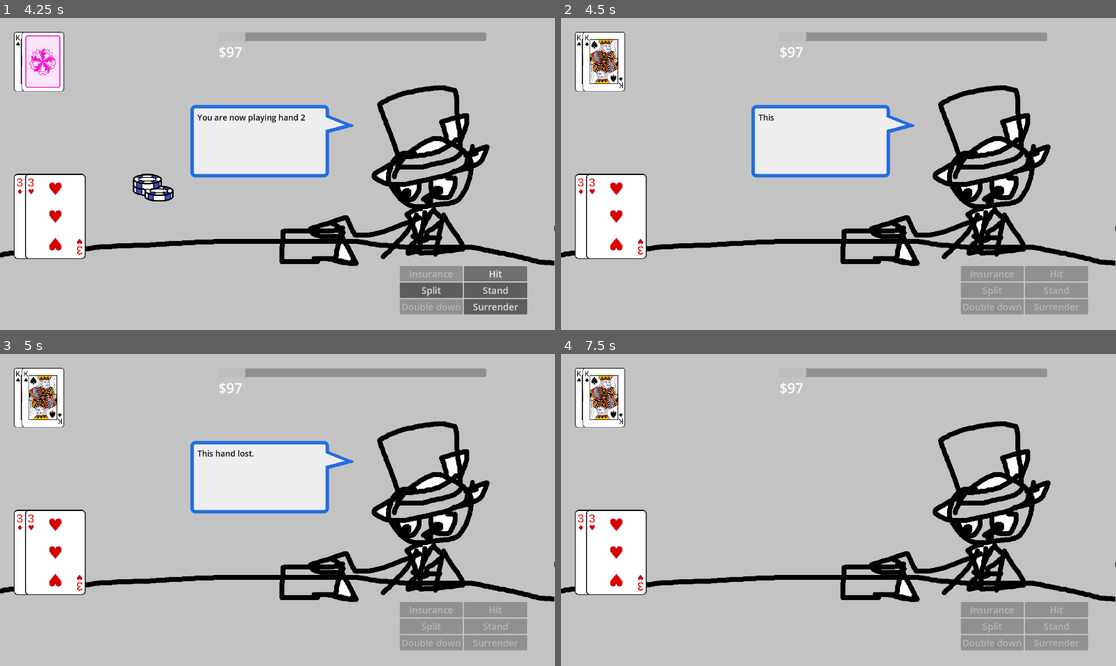
Above: before the commit, frames 1-4 (two rows, left to right).
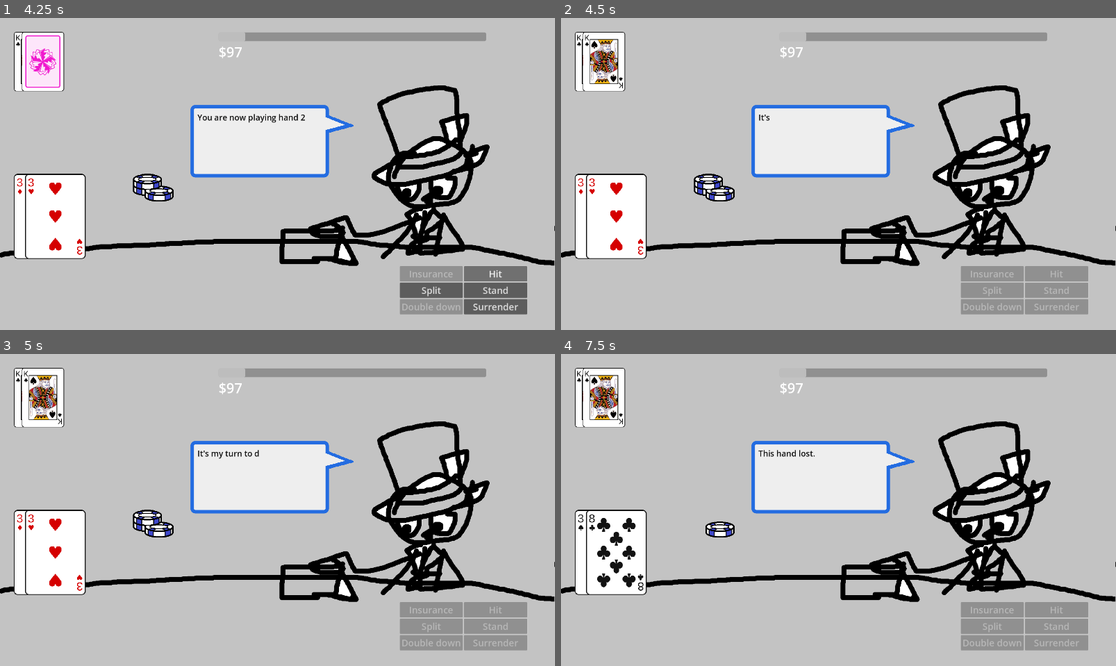
Above: after the commit, the same moments.

Repository: Tofutush/blackjack-with-sky
Game: Godot game, scene res://scenes/Start/Start.tscn
Two runs of this game, one before a commit and one after it. Both use one fixed random seed, a clock stepped at 60 frames per second and the inputs below.
Inputs (mouse positions are in pixels of both pictures, inside the frame that each line leads up to):
- Up to frame 1 (4.25 s): click "Start" at 0.5 s; click "Start!" at 1.25 s; click "Split" at 2 s; click "Double down" at 2.75 s; click "Hit" at 3.5 s
- Up to frame 2 (4.5 s): click "Stand" at 4.25 s
- Up to frame 3 (5 s): no input
- Up to frame 4 (7.5 s): click (594, 534) at 5 s, where only the run before the commit has a clickable "Continue"; click (594, 534) at 5.75 s, where only the run before the commit has a clickable "Continue"; click (594, 534) at 6.5 s, where only the run before the commit has a clickable "Continue"; tap Enter at 7.25 s; hold Space (advance_dialog) from 7.28 s (still down)

Frame 1 is identical in both runs. In frame 2, 0.5% of the frame differs, in the area x 23-39%, y 30-59%; in frame 3, 0.6%; in frame 4, 7.0%, in the area x 3-64%, y 27-76%.

Commit message:
wait till finished

Diff:
--- a/scenes/Dialog/dialog.gd
+++ b/scenes/Dialog/dialog.gd
@@ -4,6 +4,8 @@
 
 @onready var rich_text_label: RichTextLabel = $PanelContainer/RichTextLabel ## dialog text
 @onready var timer: Timer = $Timer ## timer for typing
+
+signal dialog_finished ## emit after a dialog is done
 
 var lines: Array = []
 var currentLine := 0
@@ -20,6 +22,7 @@
 	if currentLine >= lines.size():
 		isDialogging = false
 		hide()
+		dialog_finished.emit()
 		return
 	isDialogging = true
 	rich_text_label.text = lines[currentLine]
--- a/scenes/Main/main.gd
+++ b/scenes/Main/main.gd
@@ -33,58 +33,68 @@
 		child.queue_free()
 	$Bet.startBetting(GameManager.money, "bet")
 	$Dialog.showDialog(['Bets in!'])
+	await $Dialog.dialog_finished
 
 ## this is the TRUE endGame, when all hands have been played
 func endGame() -> void:
 	print('end game')
-	$Dialog.showDialog(['Time to determine whether you won or not!'])
-	# check insurance on game end bc it carries out regardless of outcome of main game
-	if insuring:
-		# the dealer would not draw any more cards had they natural bj, so it's safe to call this
-		if dealerHand.isNaturalBlackjack():
-			print('insure bet won')
-			$Dialog.showDialog(['You bet $' + str(insuranceBet) + ' for insurance, so you won $' + str(insuranceBet * 3) + '.'])
-			GameManager.changeMoney(insuranceBet * 3)
-			$InsuranceChips.tripleChips()
+	if !playerHands.all(func(hand: Deck): hand.isBusted()):
+		# skip if all busted
+		$Dialog.showDialog(['Time to determine whether you won or not!'])
+		await $Dialog.dialog_finished
+		# check insurance on game end bc it carries out regardless of outcome of main game
+		if insuring:
+			# the dealer would not draw any more cards had they natural bj, so it's safe to call this
+			if dealerHand.isNaturalBlackjack():
+				print('insure bet won')
+				$Dialog.showDialog(['You bet $' + str(insuranceBet) + ' for insurance, so you won $' + str(insuranceBet * 3) + '.'])
+				await $Dialog.dialog_finished
+				GameManager.changeMoney(insuranceBet * 3)
+				$InsuranceChips.tripleChips()
+			else:
+				$Dialog.showDialog(['You lost your insurance bet of $' + str(insuranceBet) + '.'])
+				await $Dialog.dialog_finished
+		$PlayerButtons.disableButtons()
+		if dealerHand.isBusted():
+			print('dealer over, so all your hands that have not busted will win')
+			var count = 0
+			for hand in playerHands:
+				if !hand.isBusted():
+					count += 1
+					GameManager.changeMoney(bet * 2)
+			print(str(count) + ' hand(s) have won')
+			if playerHands.size() == 1: $Dialog.showDialog(['I busted, so you win.'])
+			else: $Dialog.showDialog([
+				'I busted, so all your hands that are not busted will win.',
+				"That's " + str(count) + " hand" + Dialog.plural(count) + "."
+			])
+			await $Dialog.dialog_finished
 		else:
-			$Dialog.showDialog(['You lost your insurance bet of $' + str(insuranceBet) + '.'])
-	$PlayerButtons.disableButtons()
-	if dealerHand.isBusted():
-		print('dealer over, so all your hands that have not busted will win')
-		var count = 0
-		for hand in playerHands:
-			if !hand.isBusted():
-				count += 1
-				GameManager.changeMoney(bet * 2)
-		print(str(count) + ' hand(s) have won')
-		if playerHands.size() == 1: $Dialog.showDialog(['I busted, so you win.'])
-		else: $Dialog.showDialog([
-			'I busted, so all your hands that are not busted will win.',
-			"That's " + str(count) + " hand" + Dialog.plural(count) + "."
-		])
-	else:
-		for i in len(playerHands):
-			if !playerHands[i].isBusted():
-				var result = playerHands[i].compareValue(dealerHand)
-				match result:
-					0:
-						GameManager.changeMoney(bet)
-						print('hand ' + str(i + 1) + ' push')
-						hideAllHandsButOne(i)
-						$Dialog.showDialog(['This hand pushed.'])
-					1:
-						GameManager.changeMoney(bet * 2)
-						playerChipDisplays[i].doubleChips()
-						print('hand ' + str(i + 1) + ' win')
-						hideAllHandsButOne(i)
-						$Dialog.showDialog(["This hand won."])
-					-1:
-						playerChipDisplays[i].clearChips()
-						print('hand ' + str(i + 1) + ' lose')
-						hideAllHandsButOne(i)
-						$Dialog.showDialog(["This hand lost."])
-					_:
-						push_error('somehow result is ' + str(result))
+			for i in len(playerHands):
+				if !playerHands[i].isBusted():
+					var result = playerHands[i].compareValue(dealerHand)
+					match result:
+						0:
+							GameManager.changeMoney(bet)
+							print('hand ' + str(i + 1) + ' push')
+							hideAllHandsButOne(i)
+							$Dialog.showDialog(['This hand pushed.'])
+							await $Dialog.dialog_finished
+						1:
+							GameManager.changeMoney(bet * 2)
+							playerChipDisplays[i].doubleChips()
+							print('hand ' + str(i + 1) + ' win')
+							hideAllHandsButOne(i)
+							$Dialog.showDialog(["This hand won."])
+							await $Dialog.dialog_finished
+						-1:
+							playerChipDisplays[i].clearChips()
+							print('hand ' + str(i + 1) + ' lose')
+							hideAllHandsButOne(i)
+							$Dialog.showDialog(["This hand lost."])
+							await $Dialog.dialog_finished
+						_:
+							push_error('somehow result is ' + str(result))
 	$ContinueButton.show()
 
 ## this is when you finish playing a hand, not the game
@@ -102,6 +112,7 @@
 		$PlayerButtons.disableButton('insurance')
 
 		$Dialog.showDialog(["You are now playing hand " + str(playerIdx + 1)])
+		await $Dialog.dialog_finished
 
 ## hide all hands but one
 func hideAllHandsButOne(index: int):
@@ -163,6 +174,7 @@
 	if playerHands[0].isNaturalBlackjack():
 		print('natural blackjack! you win!')
 		$Dialog.showDialog('Natural blackjack! You win!')
+		await $Dialog.dialog_finished
 		GameManager.changeMoney(floor(bet * 1.5))
 		endGame()
 		return
@@ -211,6 +223,7 @@
 	if playerHands[playerIdx].isBusted():
 		print('you bust! you lose!')
 		$Dialog.showDialog(['You bust! You lose!'])
+		await $Dialog.dialog_finished
 		playerChipDisplays[playerIdx].clearChips()
 		endHand()
 
@@ -228,6 +241,7 @@
 	if playerHands[playerIdx].isBusted():
 		print('you bust! you lose!')
 		$Dialog.showDialog(['You bust! You lose!'])
+		await $Dialog.dialog_finished
 		endHand()
 		return
 	endHand()
@@ -277,6 +291,7 @@
 	$PlayerButtons.disableButton('split')
 
 	$Dialog.showDialog(['You are now playing hand 1.'])
+	await $Dialog.dialog_finished
 
 ## dealer draws. called every time to flip the back card, later skipped if all hands bust
 func dealerDrawLoop() -> void:
@@ -284,6 +299,7 @@
 	if !playerHands.all(func(hand: Deck): return hand.isBusted()):
 		# dealer don't draw if all hands bust
 		$Dialog.showDialog(["It's my turn to draw."])
+		await $Dialog.dialog_finished
 		print('dealer drawing')
 		while not dealerHand.isEndForDealer():
 			dealerHand.addCard(mainDeck.drawRandom())
